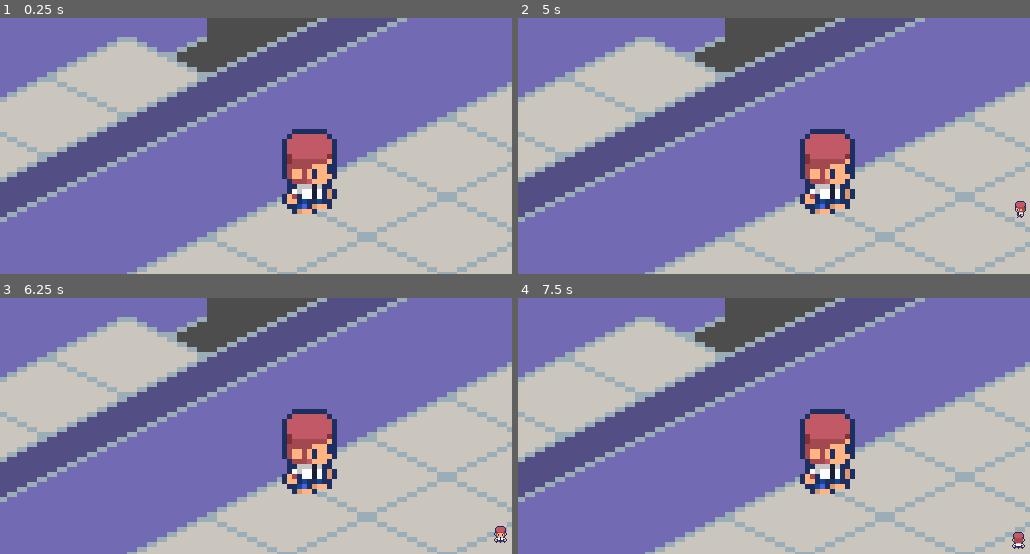
Above: before the commit, frames 1-4 (two rows, left to right).
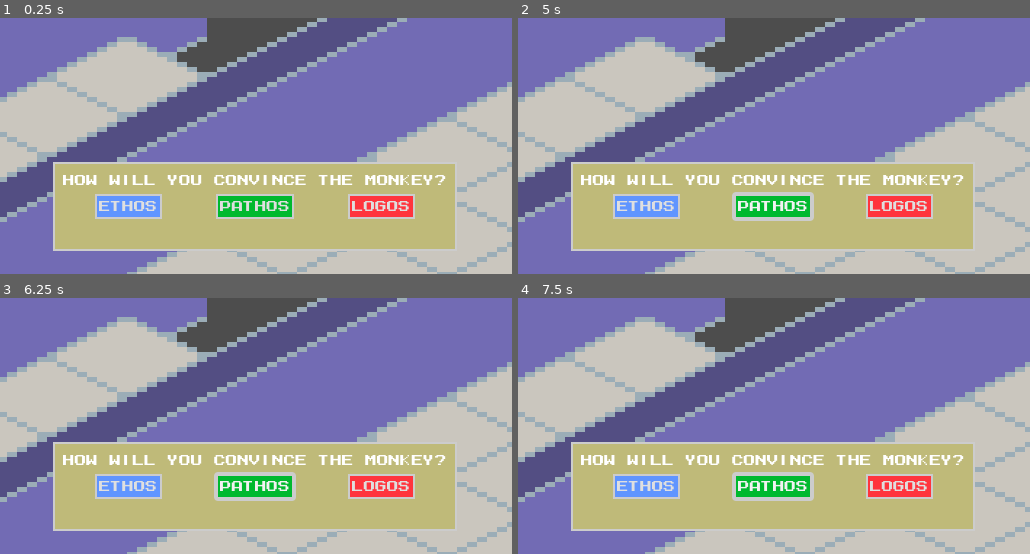
Above: after the commit, the same moments.

Repository: AryanMashruwala/MonkeyBusiness
Game: Godot game, scene res://scenes/test_level.tscn
Same seed, same stepped clock (60 frames per second), same inputs: the game is played once before the commit and once after it. This scene is started directly instead of the project's main scene.
Inputs (mouse positions are in pixels of both pictures, inside the frame that each line leads up to):
- Up to frame 1 (0.25 s): no input
- Up to frame 2 (5 s): click (902, 207) at 0.5 s, where only the run after the commit has a clickable "Logos"; click (774, 207) at 1.25 s, where only the run after the commit has a clickable "Pathos"; click (646, 207) at 2 s, where only the run after the commit has a clickable "Ethos"; tap Enter at 2.75, 4.25 s; move the mouse to (748, 197) at 2.77 s; hold W (up) 2.78-3.5 s; hold T (talk) 2.78-3.5 s; click (748, 197) at 2.92 s; tap Space at 3.5 s; drag from (927, 184) to (748, 197) at 3.52 s; move the mouse to (620, 107) at 4.27 s; hold A (left) from 4.28 s (still down); hold T (talk) from 4.28 s (still down)
- Up to frame 3 (6.25 s): release A (left) at 5 s; release T (talk) at 5 s; drag from (281, 426) to (102, 387) at 5.02 s; tap Space at 5.75 s; move the mouse to (179, 362) at 5.77 s; hold S (down) from 5.78 s (still down); hold T (talk) from 5.78 s (still down)
- Up to frame 4 (7.5 s): release S (down) at 6.5 s; release T (talk) at 6.5 s; drag from (886, 413) to (825, 451) at 6.52 s; tap Enter at 7.25 s; move the mouse to (671, 438) at 7.27 s; hold W (up) from 7.28 s (still down); hold T (talk) from 7.28 s (still down); click (671, 438) at 7.42 s

The runs differ from the first frame. In frame 1, 28% of the frame differs, in the area x 10-90%, y 43-92%; in frame 2, 28%; in frame 3, 28%, in the area x 10-100%, y 43-96%; in frame 4, 28%.
Error after the commit: Attempt to call function 'closeButtons' in base 'null instance' on a null instance. (res://scenes/choose_type_buttons.gd:18)

Commit message:
Created convince choice buttons and mechanics

Diff:
--- a/monkeybusinessgame/dialogue_box.tscn
+++ b/monkeybusinessgame/dialogue_box.tscn
@@ -1,7 +1,8 @@
-[gd_scene load_steps=5 format=3 uid="uid://bk0nd56tcbo2u"]
+[gd_scene load_steps=6 format=3 uid="uid://bk0nd56tcbo2u"]
 
 [ext_resource type="FontFile" uid="uid://bnn8i6yfvk8fc" path="res://MegamaxJonathanToo-YqOq2.ttf" id="1_mahvn"]
 [ext_resource type="Script" path="res://scenes/dialogue_box.gd" id="1_y38l0"]
+[ext_resource type="PackedScene" uid="uid://uiuj27rxctss" path="res://scenes/choose_type_buttons.tscn" id="3_ki0a0"]
 
 [sub_resource type="StyleBoxFlat" id="StyleBoxFlat_05sns"]
 bg_color = Color(0.74902, 0.729412, 0.47451, 1)
@@ -76,3 +77,6 @@
 size_flags_vertical = 8
 text = "press any key"
 label_settings = SubResource("LabelSettings_pjgwx")
+
+[node name="ChooseTypeButtons" parent="." instance=ExtResource("3_ki0a0")]
+visible = false
--- a/monkeybusinessgame/scenes/area_2d.gd
+++ b/monkeybusinessgame/scenes/area_2d.gd
@@ -3,12 +3,42 @@
 @onready var talkPrompt = $TalkPrompt
 @onready var dialogue_box = get_parent().get_node("DialogueBox")
 
-var dialogue0: Array[String] = [
-	"Hi, my name is John Bananas!", "I am waiting for my performance review, but I am fed up with this company.", "I wish I could know now..."
+var monkeyType = "pathos"
+
+var ethos_dialogue_before = [
+	"Why should I leave? I know they value my work here.",
+	"You're all talk. If you had some real proof, I'd actually listen.",
+	"Go away. I know you have nothing to show me."
 ]
 
-var dialogue1: Array[String] = [
-	"Wow I can't believe they said I am a bad employee.", "Thank you for showing me...", "SCREW THESE GUYS, I QUIT!"
+var ethos_dialogue_after = [
+	"Wow... why would they write that? I thought they cared.",
+	"And to think I paid for Bob's birthday cake last week.",
+	"I better update my LinkedIn. Go on through, sir."
+]
+
+var pathos_dialogue_before = [
+	"Sorry, you're not getting through. Sure, my boss isn't great, but it pays the bills.",
+	"I heard Amy invited everyone to a picnic tomorrow. It's BYOB—bring your own banana.",
+	"Oh wait, I agreed to overtime this weekend. Guess the bananas will have to wait."
+]
+
+var pathos_dialogue_after = [
+	"What a nice painting. It reminds me of the bananas I used to pick with my kids.",
+	"I don't spend enough time with them anymore... You're right, I need a new job.",
+	"You go ahead, I won't say anything. I'm taking my family on a nice tree vacation."
+]
+
+var logos_dialogue_before = [
+	"Back off, pal. Frankly, I don't know how you got this job with your experience.",
+	"In my department, we hire people who can actually use a little brainpower.",
+	"I wouldn't trust a guy unless he can think things through, and that's not you."
+]
+
+var logos_dialogue_after = [
+	"Whoa... you make a good point. I wasn't connecting the dots quite right.",
+	"Four years of college, just to end up in a cubicle. They said computer science was a good degree...",
+	"I thought so critically that I lost my passion. It's time to pursue my dream of being a circus monkey."
 ]
 
 var playerRef
@@ -47,13 +77,27 @@
 			dialogue_open = true
 			dialogue_box.visible = true
 			if success_state:
-				dialogue_box.renderTextbox(dialogue1)
+				dialogue_box.renderTextbox(ethos_dialogue_after)
 			else:
-				dialogue_box.renderTextbox(dialogue0)
-		elif dialogue_box.get_node("TextBoxContainer").visible == false:
+				dialogue_box.renderTextbox(ethos_dialogue_before)
+		elif dialogue_box.get_node("TextBoxContainer").visible == false and dialogue_box.get_node("ChooseTypeButtons").visible == false:
 			dialogue_open = false
 			playerRef.toggleCanMove()
 
 
 func _ready() -> void:
 	talkPrompt.visible = false
+
+func acceptButtonInput(input: String):
+	if input != monkeyType:
+		loadLose()
+	else:
+		togglePuzzle()
+
+func loadLose():
+	print("you lose")
+	pass
+
+func togglePuzzle():
+	print("load puzzle")
+	pass
--- /dev/null
+++ b/monkeybusinessgame/scenes/choose_type_buttons.gd
@@ -0,0 +1,19 @@
+extends CanvasLayer
+
+@onready var npc = get_tree().get_first_node_in_group("npc")
+@onready var dialogueBox = get_parent().get_node("TextBoxContainer")
+
+
+
+func _on_ethos_pressed() -> void:
+	dialogueBox.closeButtons()
+	npc.acceptButtonInput("ethos")
+
+
+func _on_pathos_pressed() -> void:
+	dialogueBox.closeButtons()
+	npc.acceptButtonInput("pathos")
+
+func _on_logos_pressed() -> void:
+	dialogueBox.closeButtons()
+	npc.acceptButtonInput("logos")
--- /dev/null
+++ b/monkeybusinessgame/scenes/choose_type_buttons.tscn
@@ -0,0 +1,145 @@
+[gd_scene load_steps=8 format=3 uid="uid://uiuj27rxctss"]
+
+[ext_resource type="FontFile" uid="uid://bnn8i6yfvk8fc" path="res://MegamaxJonathanToo-YqOq2.ttf" id="1_dmvrh"]
+[ext_resource type="Script" path="res://scenes/choose_type_buttons.gd" id="1_jeh8n"]
+
+[sub_resource type="StyleBoxFlat" id="StyleBoxFlat_dc3lm"]
+bg_color = Color(0.74902, 0.729412, 0.47451, 1)
+border_width_left = 2
+border_width_top = 2
+border_width_right = 2
+border_width_bottom = 2
+
+[sub_resource type="LabelSettings" id="LabelSettings_ieb8a"]
+font = ExtResource("1_dmvrh")
+
+[sub_resource type="StyleBoxFlat" id="StyleBoxFlat_b6k5d"]
+bg_color = Color(1, 0.203922, 0.239216, 1)
+border_width_left = 2
+border_width_top = 2
+border_width_right = 2
+border_width_bottom = 2
+
+[sub_resource type="StyleBoxFlat" id="StyleBoxFlat_ggeu1"]
+bg_color = Color(0, 0.725985, 0.181283, 1)
+border_width_left = 2
+border_width_top = 2
+border_width_right = 2
+border_width_bottom = 2
+
+[sub_resource type="StyleBoxFlat" id="StyleBoxFlat_qot1m"]
+bg_color = Color(0.375468, 0.584539, 1, 1)
+border_width_left = 2
+border_width_top = 2
+border_width_right = 2
+border_width_bottom = 2
+
+[node name="ChooseTypeButtons" type="CanvasLayer"]
+script = ExtResource("1_jeh8n")
+
+[node name="MarginContainer" type="MarginContainer" parent="."]
+offset_left = 49.0
+offset_top = 140.0
+offset_right = 461.0
+offset_bottom = 237.0
+theme_override_constants/margin_left = 4
+theme_override_constants/margin_top = 4
+theme_override_constants/margin_right = 4
+theme_override_constants/margin_bottom = 4
+
+[node name="Panel" type="Panel" parent="MarginContainer"]
+layout_mode = 2
+theme_override_styles/panel = SubResource("StyleBoxFlat_dc3lm")
+
+[node name="MarginContainer" type="MarginContainer" parent="MarginContainer"]
+layout_mode = 2
+theme_override_constants/margin_left = 10
+theme_override_constants/margin_top = 10
+theme_override_constants/margin_right = 10
+theme_override_constants/margin_bottom = 10
+
+[node name="Panel2" type="Panel" parent="MarginContainer/MarginContainer"]
+visible = false
+layout_mode = 2
+theme_override_styles/panel = SubResource("StyleBoxFlat_dc3lm")
+
+[node name="Question" type="Label" parent="MarginContainer/MarginContainer"]
+layout_mode = 2
+size_flags_vertical = 0
+text = "How will you convince the monkey?"
+label_settings = SubResource("LabelSettings_ieb8a")
+
+[node name="ButtonsContainer" type="MarginContainer" parent="MarginContainer/MarginContainer"]
+layout_mode = 2
+size_flags_vertical = 4
+theme_override_constants/margin_left = 30
+theme_override_constants/margin_top = 16
+theme_override_constants/margin_right = 30
+theme_override_constants/margin_bottom = 16
+
+[node name="LogosButton" type="MarginContainer" parent="MarginContainer/MarginContainer/ButtonsContainer"]
+layout_mode = 2
+size_flags_horizontal = 8
+size_flags_vertical = 4
+theme_override_constants/margin_left = 2
+theme_override_constants/margin_top = 2
+theme_override_constants/margin_right = 2
+theme_override_constants/margin_bottom = 2
+
+[node name="Panel" type="Panel" parent="MarginContainer/MarginContainer/ButtonsContainer/LogosButton"]
+layout_mode = 2
+theme_override_styles/panel = SubResource("StyleBoxFlat_b6k5d")
+
+[node name="Logos" type="Button" parent="MarginContainer/MarginContainer/ButtonsContainer/LogosButton"]
+layout_mode = 2
+size_flags_horizontal = 0
+size_flags_vertical = 4
+theme_override_fonts/font = ExtResource("1_dmvrh")
+text = "Logos"
+flat = true
+
+[node name="PathosButton" type="MarginContainer" parent="MarginContainer/MarginContainer/ButtonsContainer"]
+layout_mode = 2
+size_flags_horizontal = 4
+size_flags_vertical = 4
+theme_override_constants/margin_left = 2
+theme_override_constants/margin_top = 2
+theme_override_constants/margin_right = 2
+theme_override_constants/margin_bottom = 2
+
+[node name="Panel" type="Panel" parent="MarginContainer/MarginContainer/ButtonsContainer/PathosButton"]
+layout_mode = 2
+theme_override_styles/panel = SubResource("StyleBoxFlat_ggeu1")
+
+[node name="Pathos" type="Button" parent="MarginContainer/MarginContainer/ButtonsContainer/PathosButton"]
+layout_mode = 2
+size_flags_horizontal = 0
+size_flags_vertical = 4
+theme_override_fonts/font = ExtResource("1_dmvrh")
+text = "Pathos"
+flat = true
+
+[node name="EthosButton" type="MarginContainer" parent="MarginContainer/MarginContainer/ButtonsContainer"]
+layout_mode = 2
+size_flags_horizontal = 0
+size_flags_vertical = 4
+theme_override_constants/margin_left = 2
+theme_override_constants/margin_top = 2
+theme_override_constants/margin_right = 2
+theme_override_constants/margin_bottom = 2
+
+[node name="Panel" type="Panel" parent="MarginContainer/MarginContainer/ButtonsContainer/EthosButton"]
+layout_mode = 2
+theme_override_styles/panel = SubResource("StyleBoxFlat_qot1m")
+
+[node name="Ethos" type="Button" parent="MarginContainer/MarginContainer/ButtonsContainer/EthosButton"]
+layout_mode = 2
+size_flags_horizontal = 0
+size_flags_vertical = 4
+theme_override_fonts/font = ExtResource("1_dmvrh")
+text = "Ethos"
+flat = true
+
+[connection signal="pressed" from="MarginContainer/MarginContainer/ButtonsContainer/LogosButton/Logos" to="." method="_on_logos_pressed"]
+[connection signal="pressed" from="MarginContainer/MarginContainer/ButtonsContainer/PathosButton/Pathos" to="." method="_on_pathos_pressed"]
+[connection signal="pressed" from="MarginContainer/MarginContainer/ButtonsContainer/EthosButton/Ethos" to="." method="_on_ethos_pressed"]
--- a/monkeybusinessgame/scenes/dialogue_box.gd
+++ b/monkeybusinessgame/scenes/dialogue_box.gd
@@ -6,7 +6,7 @@
 @onready var start = $TextBoxContainer/MarginContainer/HBoxContainer/start
 @onready var end = $TextBoxContainer/MarginContainer/HBoxContainer/end
 @onready var body = $TextBoxContainer/MarginContainer/HBoxContainer/body
-
+@onready var buttons = $ChooseTypeButtons
 
 
 #@onready var tween = get_tree().create_tween()
@@ -55,6 +55,8 @@
 func close_dialogue():
 	changeState(State.READY)
 	textbox_container.visible = false
+	# render buttons
+	renderButtons()
 
 func _process(delta: float) -> void:
 
@@ -70,6 +72,7 @@
 	body.text = ""
 	start.text = "> "
 	end.text = ""
+	buttons.visible = false
 
 func renderTextbox(dialog_lines: Array[String]):
 	if tween and tween.is_running():
@@ -107,3 +110,10 @@
 			end.text = ""
 		State.FINISHED:
 			end.text = "Press 'T'"
+
+
+func renderButtons():
+	buttons.visible = true
+
+func closeButtons():
+	buttons.visible = false
--- a/monkeybusinessgame/scenes/npc.tscn
+++ b/monkeybusinessgame/scenes/npc.tscn
@@ -1,10 +1,10 @@
 [gd_scene load_steps=9 format=3 uid="uid://4v3rbof2ixc4"]
 
 [ext_resource type="Script" path="res://scenes/npc.gd" id="1_21ady"]
-[ext_resource type="Texture2D" uid="uid://bhbwefl40fxl4" path="res://Monkey.png" id="1_u05v5"]
+[ext_resource type="Texture2D" path="res://art_assets/Monkey.png" id="1_u05v5"]
 [ext_resource type="Script" path="res://scenes/area_2d.gd" id="3_2q5nv"]
 [ext_resource type="FontFile" uid="uid://bnn8i6yfvk8fc" path="res://MegamaxJonathanToo-YqOq2.ttf" id="4_n8lqc"]
-[ext_resource type="PackedScene" path="res://dialogue_box.tscn" id="5_t66oq"]
+[ext_resource type="PackedScene" uid="uid://bk0nd56tcbo2u" path="res://dialogue_box.tscn" id="5_t66oq"]
 
 [sub_resource type="CapsuleShape2D" id="CapsuleShape2D_lx3mm"]
 radius = 28.0
@@ -19,6 +19,7 @@
 outline_color = Color(0, 0, 0, 1)
 
 [node name="NPC" type="CharacterBody2D"]
+scale = Vector2(1e-05, 1e-05)
 script = ExtResource("1_21ady")
 
 [node name="Sprite2D" type="Sprite2D" parent="."]
--- a/monkeybusinessgame/scenes/player.tscn
+++ b/monkeybusinessgame/scenes/player.tscn
@@ -1,7 +1,7 @@
 [gd_scene load_steps=37 format=3 uid="uid://d3d0g2g0pnseb"]
 
 [ext_resource type="Script" path="res://player.gd" id="1_a3bsi"]
-[ext_resource type="Texture2D" uid="uid://bhbwefl40fxl4" path="res://Monkey.png" id="2_nodnk"]
+[ext_resource type="Texture2D" path="res://art_assets/Monkey.png" id="2_nodnk"]
 
 [sub_resource type="AtlasTexture" id="AtlasTexture_bttkl"]
 atlas = ExtResource("2_nodnk")
--- a/monkeybusinessgame/scenes/test_level.tscn
+++ b/monkeybusinessgame/scenes/test_level.tscn
@@ -1,8 +1,9 @@
-[gd_scene load_steps=7 format=4 uid="uid://cgd3murj7uxes"]
+[gd_scene load_steps=8 format=4 uid="uid://cgd3murj7uxes"]
 
 [ext_resource type="PackedScene" uid="uid://d3d0g2g0pnseb" path="res://scenes/player.tscn" id="1_fwrbg"]
 [ext_resource type="Texture2D" uid="uid://dmily2buuq481" path="res://art_assets/walls_n_floors.png" id="1_k8rr1"]
 [ext_resource type="PackedScene" uid="uid://4v3rbof2ixc4" path="res://scenes/npc.tscn" id="3_yiapj"]
+[ext_resource type="PackedScene" uid="uid://uiuj27rxctss" path="res://scenes/choose_type_buttons.tscn" id="4_rkivj"]
 
 [sub_resource type="RectangleShape2D" id="RectangleShape2D_b7p5y"]
 size = Vector2(287.866, 19.4561)
@@ -99,7 +100,9 @@
 tile_set = SubResource("TileSet_pxnq5")
 
 [node name="NPC" parent="." instance=ExtResource("3_yiapj")]
-position = Vector2(309, 153)
+position = Vector2(345, 216)
 
 [node name="Player" parent="." instance=ExtResource("1_fwrbg")]
-position = Vector2(573, 263)
+position = Vector2(383, 186)
+
+[node name="ChooseTypeButtons" parent="." instance=ExtResource("4_rkivj")]
Not shown, changed: monkeybusinessgame/Monkey.png.import
Not shown: 1 places in monkeybusinessgame/scenes/main_office.tscn that only renumber resources
